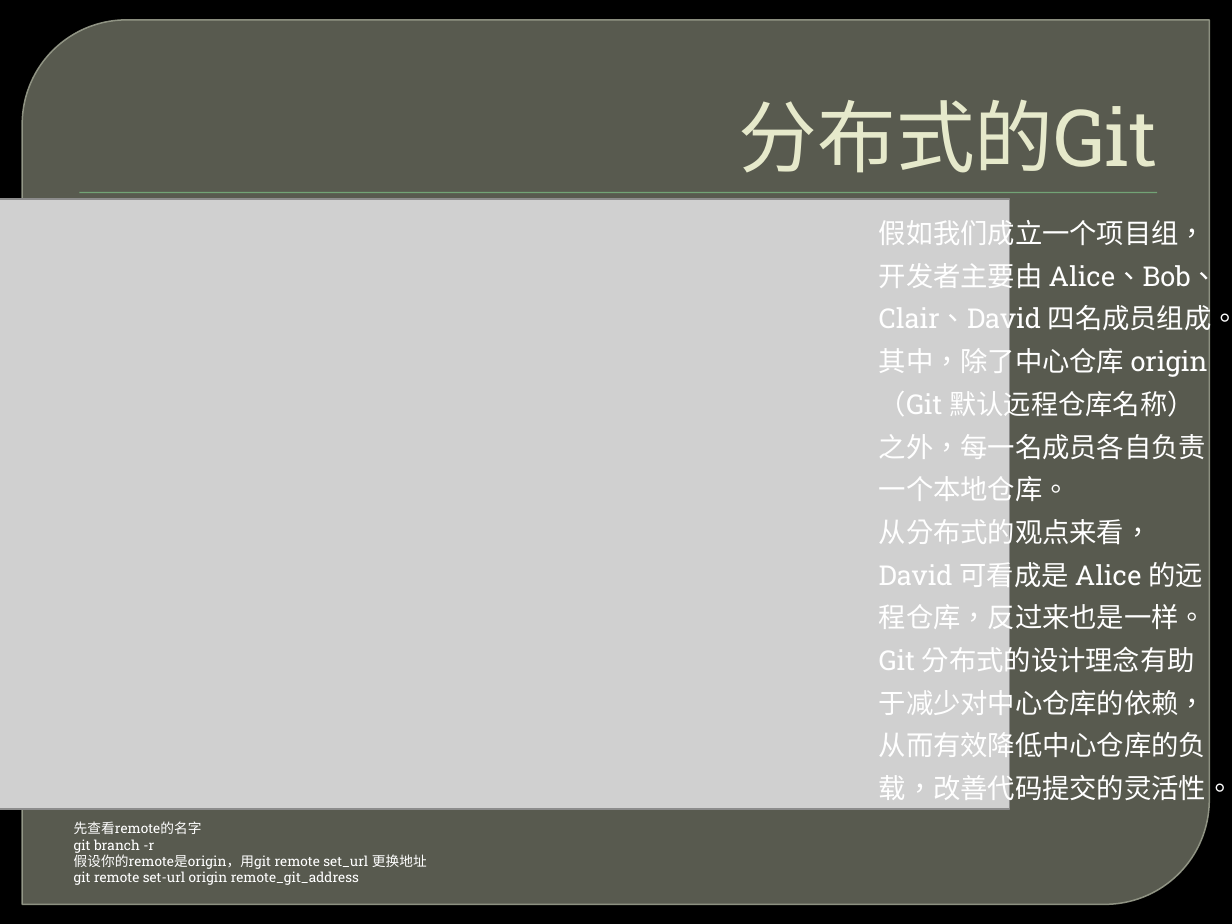
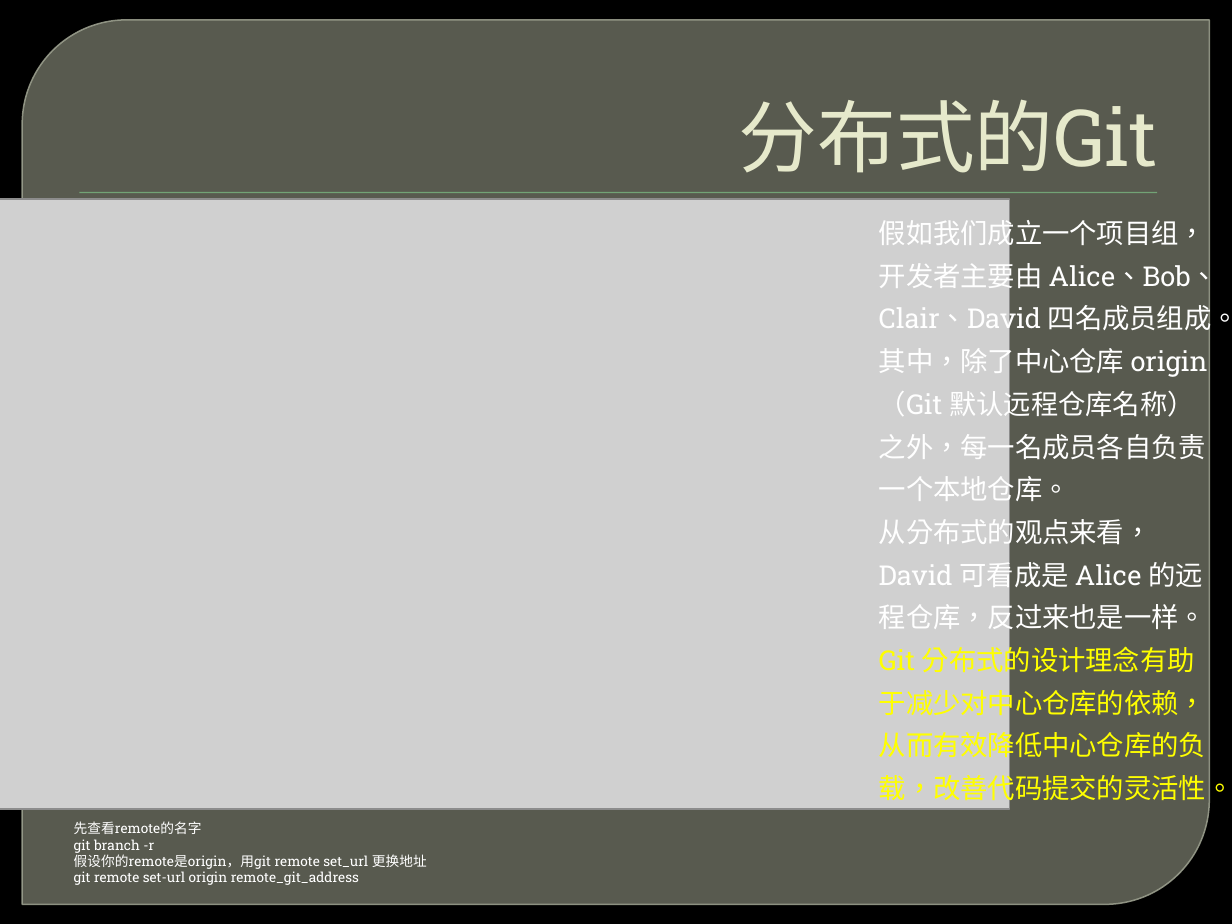
Before and after one commit to ghj1976/lecture, a slide deck: slide 3 of git/git简介.pptx. Drawn at 1232x924 pixels with LibreOffice and Linux fonts; fonts in the diff are those of the drawing; grey boxes stand for pictures; background and template pictures are left out. Boxes give left, top, right and bottom in pixels: in the first picture for what was removed or moved away, otherwise in the second. Text is boxed around its words. In the diff, an @@ line names an element or a change of style, - is before the commit and + after.

```diff
--- a/git/git简介.pptx
+++ b/git/git简介.pptx
@@ text at [879, 643, 1232, 806]: text colour #FFFFFF to #FFFF00 in "Git 分布式的设计理念有助于减少对中心仓库的依赖，从而有效降低中心仓库的负载，改善代码提交的灵活性。" @@
```
Also in this commit, not shown: 2 other slides changed, 1 slide removed, 2 other files.
